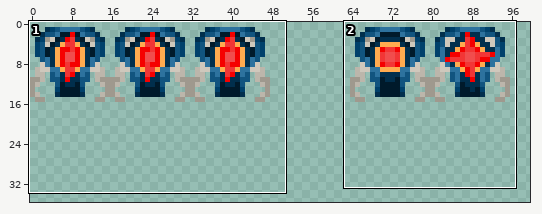
Sprite sheet, stored at src/kabam/rotmg/assets/EmbeddedAssets_d1Chars16x16rEmbed_.png. Above, an overview of the earlier version with the close-up marked.
Close-up. As it was:
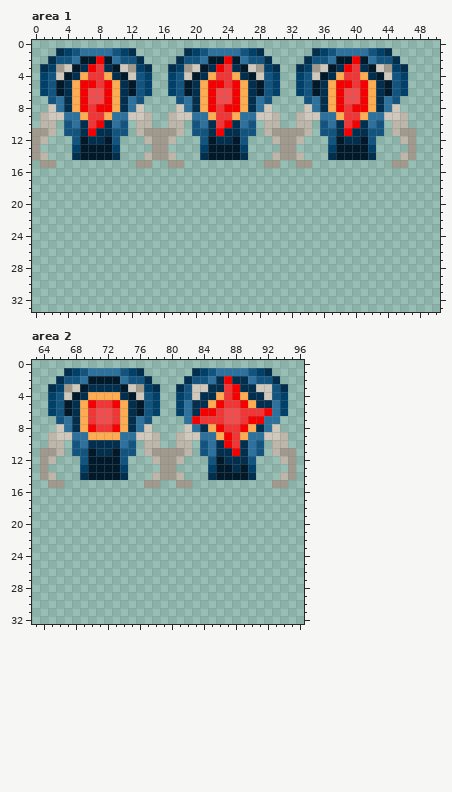
The file is 112x128 pixels. Shown: area 1: x 0..50, y 0..33; area 2: x 63..96, y 0..32. The wide view leaves out empty margins.
After the commit:
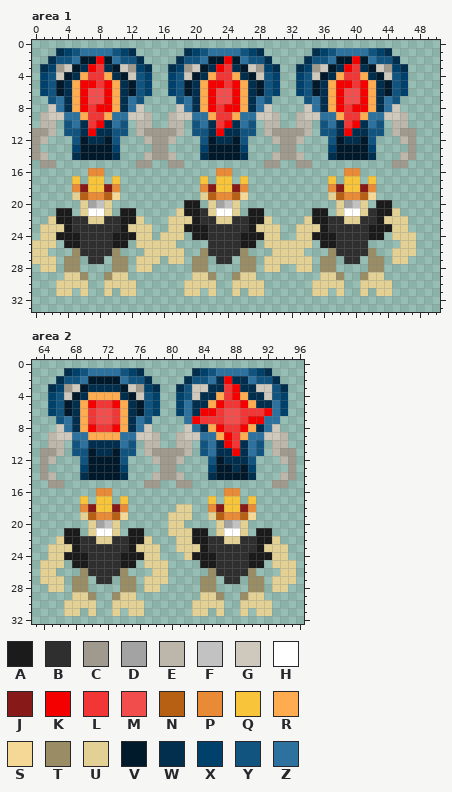
Palette (. is transparent): A #1b1b1b  B #2f2f2f  C #9f998e  D #a3a3a3  E #bcb6ab  F #c2c2c2  G #cfc8bc  H #ffffff  J #881919  K #f50000  L #f23636  M #f14d4d  N #b76014  P #e88a36  Q #f8c53a  R #ffab50  S #f6d896  T #9a8d65  U #e3d094  V #001a2b  W #012f4d  X #00416b  Y #11547f  Z #2d729e
The edit:
Changed rows in their new state; - is an unchanged pixel.
Area 1:
first column x 0:
16 -------PP--------------PP--------------PP-------
17 -----Q-QQ-Q----------Q-QQ-Q----------Q-QQ-Q-----
18 -----PJQQJP----------PJQQJP----------PJQQJP-----
19 -----UNPPNS----------UNPPNS----------UNPPNS-----
20 ------UDFU---------AA-UDFU------------UDFU-AA---
21 ---AA-UHHU-AA-----UAABUHHU-AA------AA-UHHUBAAU--
22 --UAABBUUBBAAU---UUUABBUUBBAAU----UAABBUUBBAUUU-
23 -UUUABBBBBBAUUU--UUAAABBBBBAUUU--UUUABBBBBAAAUU-
24 -UUAAABBBBAAAUU-UUU-AABBBBAAAUU--UUAAABBBBAA-UUU
25 UUU-AABBBBAA-UUUUU----BBBBAA-UUUUUU-AABBBB----UU
26 UU---TBBBBT---UUUUU--TBBBBT---UUUU---TBBBBT--UUU
27 UUU-TT-BB-TT-UUU-UU-TT-BB-TT-UUUUUU-TT-BB-TT-UU-
28 -UU-TT----TT-UU-----TT----TT-UU--UU-TT----TT----
29 ----UUT--TUU--------UUT--TUU--------UUT--TUU----
30 ---UUUU--UUUU------UUUU--UUUU------UUUU--UUUU---
31 ---UU-U--U-UU------UU-U--U-UU------UU-U--U-UU---
Area 2:
first column x 64:
16 -------PP--------------PP-------
17 -----Q-QQ-Q----------Q-QQ-Q-----
18 -----PJQQJP------UU--PJQQJP-----
19 -----UNPPNS-----UUU--UNPPNS-----
20 ------UDFU------UU----UDFU------
21 ---AA-UHHU-AA---UUUAA-UHHU-AA---
22 --UAABBUUBBAAU---UUAABBUUBBAAU--
23 -UUUABBBBBBAUUU--UUUABBBBBBAUUU-
24 -UUAAABBBBAAAUU---UAAABBBBAAAUU-
25 UUU-AABBBBAA-UUU----AABBBBAA-UUU
26 UU---TBBBBT---UU-----TBBBBT---UU
27 UUU-TT-BB-TT-UUU----TT-BB-TT-UUU
28 -UU-TT----TT-UU-----TT----TT-UU-
29 ----UUT--TUU--------UUT--TUU----
30 ---UUUU--UUUU------UUUU--UUUU---
31 ---UU-U--U-UU------UU-U--U-UU---
Pixel boxes of the changes (left, top, right, bottom) in both close-ups:
added: (32, 168, 416, 296)
added: (40, 488, 296, 616)
